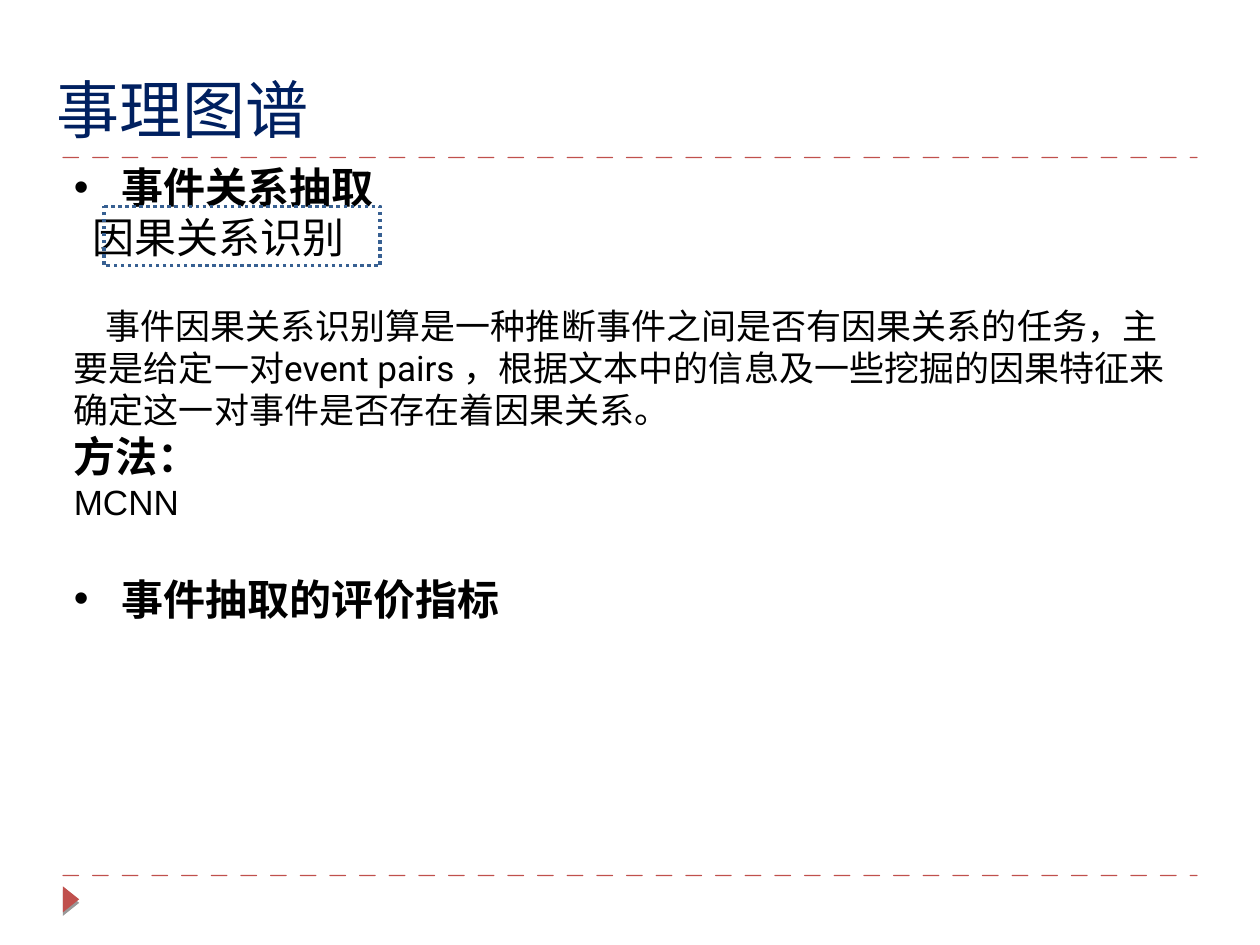
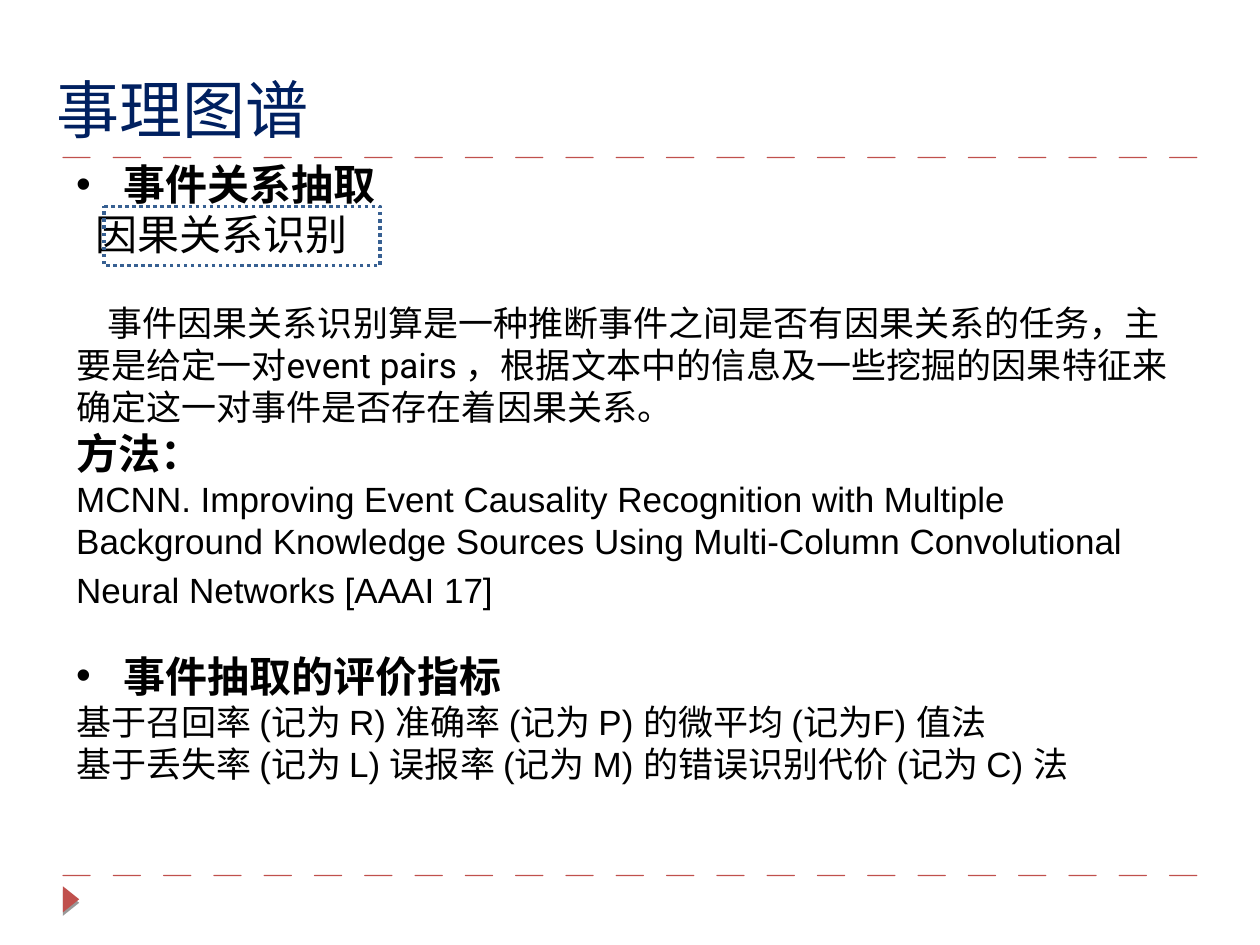
Before and after one commit to lihanghang/NLP-Knowledge-Graph, a slide deck: slide 19 of my summary/知识图谱技术与对话系统的应用.pptx (slide 18 before the commit). Drawn at 1260x945 pixels with LibreOffice and Linux fonts; fonts in the diff are those of the drawing. Boxes give left, top, right and bottom in pixels: in the first picture for what was removed or moved away, otherwise in the second. Text is boxed around its words. In the diff, an @@ line names an element or a change of style, - is before the commit and + after.

Commit message:
KG and QA ppt

```diff
--- a/my summary/知识图谱技术与对话系统的应用.pptx
+++ b/my summary/知识图谱技术与对话系统的应用.pptx
@@ rectangle at <box>105,207,381,266</box>: outline #376092 2 pt dashed to #376092 2 pt @@
@@ text at <box>76,486,1122,610</box>: text changed @@
-MCNN
+MCNN. Improving Event Causality Recognition with Multiple Background Knowledge Sources Using Multi-Column Convolutional Neural Networks [AAAI 17]
@@ text at <box>76,705,1068,784</box>: paragraphs added @@
+基于召回率 (记为 R) 准确率 (记为 P) 的微平均 (记为F) 值法
+基于丢失率 (记为 L) 误报率 (记为 M) 的错误识别代价 (记为 C) 法
```
Also in this commit, not shown: 12 other slides changed, 5 slides added, 8 slides removed.
